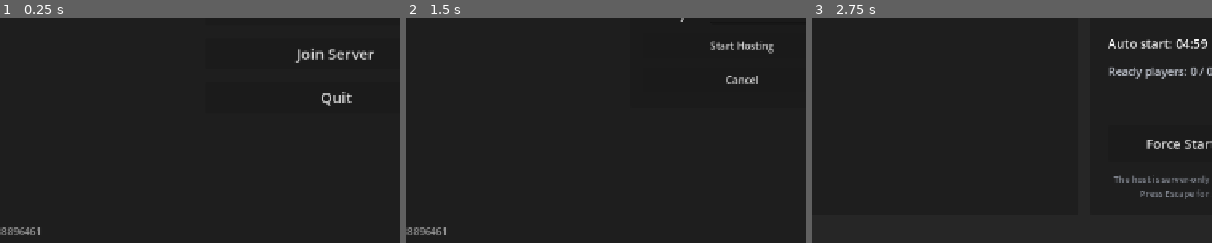
Above: before the commit, frames 1-3 (left to right).
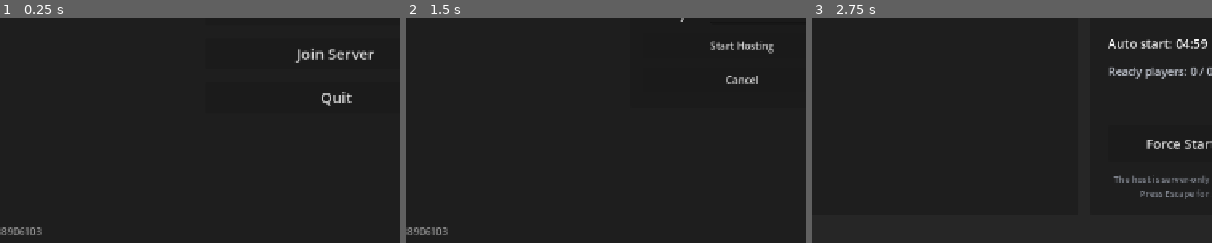
Above: after the commit, the same moments.

Repository: zakanater19/godot-roguetown
Game: Godot game, scene res://scenes/main_menu.tscn
Two runs of this game, one before a commit and one after it. Both use one fixed random seed, a clock stepped at 60 frames per second and the inputs below.
Inputs (mouse positions are % of the whole screen's width and height, from its top left):
- Up to frame 1 (0.25 s): no input
- Up to frame 2 (1.5 s): tap Enter at 0.5 s; move the mouse to (72, 45) at 0.52 s; hold D 0.53-1.25 s; hold Shift 0.53-1.25 s; click (72, 45) at 0.67 s; tap Space at 0.77 s; click "Host Server" at 1.25 s
- Up to frame 3 (2.75 s): click "Start Hosting" at 2 s
The pictures show only the part of the screen within x 8-58%, y 50-100%; the shares and areas given below are measured in that part.

The runs differ from the first frame. In frame 1, less than 0.1% of the frame differs, in the area x 2-11%, y 92-97%; in frame 2, less than 0.1%; in frame 3, nothing differs.

Commit message:
roundend fixup

Diff:
--- a/npcs/spider.gd
+++ b/npcs/spider.gd
@@ -107,6 +107,9 @@
 
 func _process(delta: float) -> void:
 	# Spider AI is server-authoritative only
+	var peer := multiplayer.multiplayer_peer
+	if peer == null or peer.get_connection_status() != MultiplayerPeer.CONNECTION_CONNECTED:
+		return
 	if not multiplayer.is_server():
 		var target_position := World.tile_to_pixel(tile_pos)
 		position = position.move_toward(target_position, (float(World.TILE_SIZE) / MOVE_TIME) * delta)
--- a/objects/torch.gd
+++ b/objects/torch.gd
@@ -52,7 +52,7 @@
 	_anim_timer += delta
 	_update_animation_frame()
 	var peer := multiplayer.multiplayer_peer
-	if peer != null and peer.get_connection_status() != MultiplayerPeer.CONNECTION_CONNECTED:
+	if peer == null or peer.get_connection_status() != MultiplayerPeer.CONNECTION_CONNECTED:
 		return
 	if not multiplayer.is_server():
 		return
--- a/scripts/net/game_version.gd
+++ b/scripts/net/game_version.gd
@@ -3,7 +3,7 @@
 
 ## Keep this for executable/binary level compatibility only. Runtime content,
 ## scenes, scripts, and maps are synced via the server bundle hash below.
-const APP_VERSION: String = "1788896461"
+const APP_VERSION: String = "1788906103"
 
 ## Directories that still support lightweight resource diffs as a fallback when
 ## talking to older servers. Full bundle sync does not depend on this list.
--- a/scripts/player/playerbackend.gd
+++ b/scripts/player/playerbackend.gd
@@ -69,7 +69,7 @@
 
 func check_stamina_regen(delta: float) -> void:
 	var peer := player.multiplayer.multiplayer_peer
-	if peer != null and peer.get_connection_status() != MultiplayerPeer.CONNECTION_CONNECTED:
+	if peer == null or peer.get_connection_status() != MultiplayerPeer.CONNECTION_CONNECTED:
 		return
 	if not player.multiplayer.is_server():
 		return
--- a/scripts/player/playersleep.gd
+++ b/scripts/player/playersleep.gd
@@ -138,7 +138,7 @@
 
 func update(delta: float, is_local: bool) -> void:
 	var peer := player.multiplayer.multiplayer_peer
-	if peer != null and peer.get_connection_status() != MultiplayerPeer.CONNECTION_CONNECTED:
+	if peer == null or peer.get_connection_status() != MultiplayerPeer.CONNECTION_CONNECTED:
 		return
 	var simulation_authority := player.multiplayer.is_server()
 	if player.sleep_state != player.SleepState.AWAKE and not player.dead and player.is_possessed:
